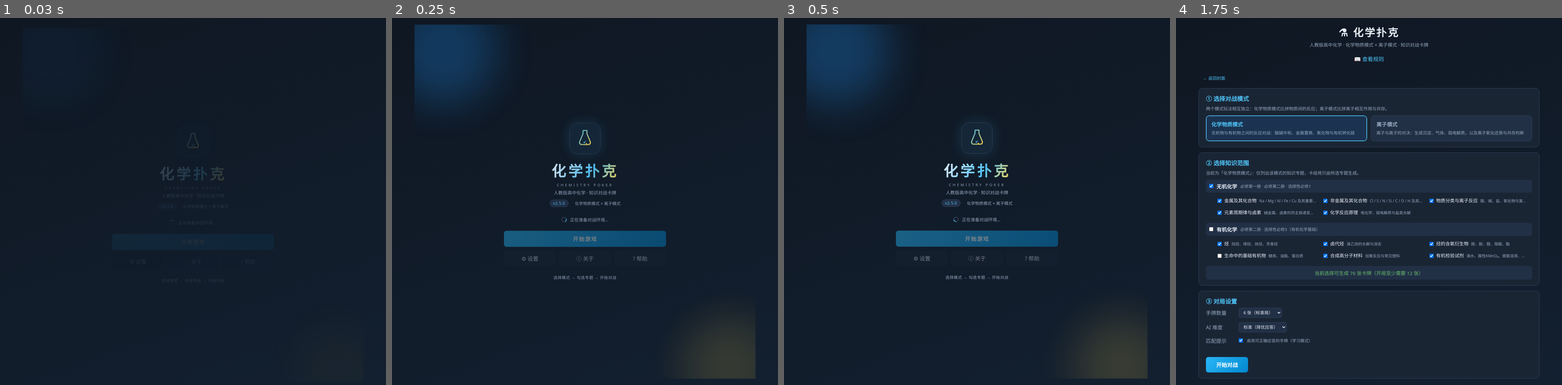
Above: before the commit, frames 1-4 (left to right).
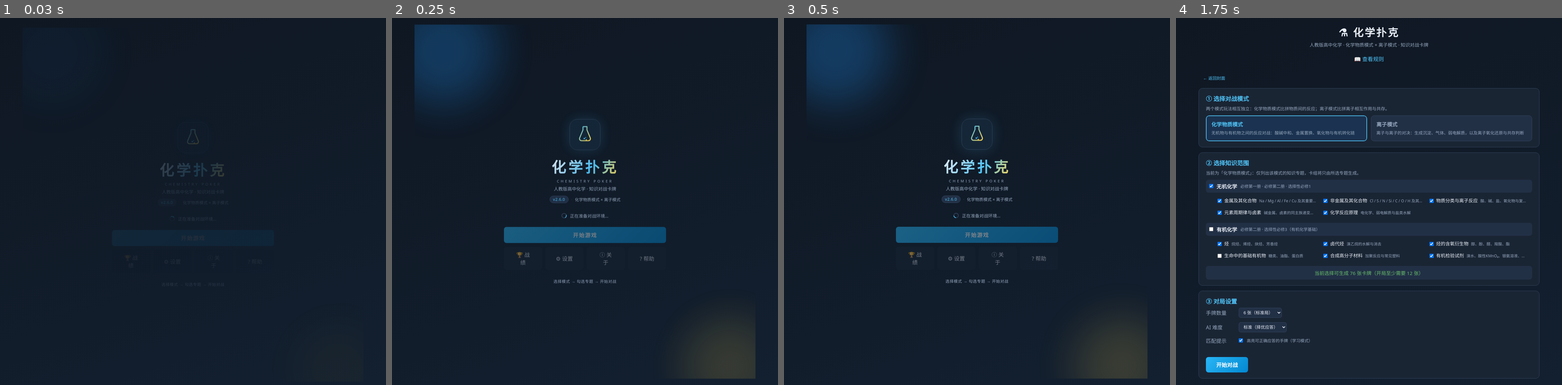
Above: after the commit, the same moments.

Repository: qetuo1384026/Chemistry-Poker
Game: browser game, page index.html
The game is run twice, just before and just after one commit, with the same random seed, the same clock (stepped at 60 frames per second) and the same inputs.
Inputs (mouse positions are in pixels of both pictures, inside the frame that each line leads up to):
- Up to frame 1 (0.03 s): no input
- Up to frame 2 (0.25 s): no input
- Up to frame 3 (0.5 s): no input
- Up to frame 4 (1.75 s): click "开始游戏" at 0.77 s; click (1218, 256) at 1.27 s

The runs differ from the first frame. In frame 1, 0.3% of the frame differs, in the area x 41-59%, y 30-57%; in frame 2, 2.4%, in the area x 29-71%, y 27-73%; in frame 3, 2.2%; in frame 4, nothing differs.

Commit message:
feat(history): persist full match records locally with filters; v2.6.0
- localStorage 历史模块：记录校验、损坏数据降级、200 条上限、增量追加与筛选统计
- 每局结束自动写入时间/结果/得分/模式/配置/回合/用时/专题/使用卡牌/组合技
- 封面新增战绩入口，战绩页支持结果/时间/模式筛选、统计、分页与清空
- 启动时自动读取历史；列表 20 条分页渲染并显示读取耗时
- 补充历史模块单元测试（5 项）；版本升 2.6.0

Diff:
--- a/css/style.css
+++ b/css/style.css
@@ -130,7 +130,7 @@
 /* 封面按钮 */
 .cover-actions { width: 100%; margin-top: 18px; display: flex; flex-direction: column; gap: 12px; }
 .cover-main-btn { width: 100%; min-height: 50px; font-size: 1.08rem; letter-spacing: .12em; }
-.cover-sub-actions { display: grid; grid-template-columns: repeat(3, 1fr); gap: 10px; }
+.cover-sub-actions { display: grid; grid-template-columns: repeat(4, 1fr); gap: 10px; }
 .cover-ghost-btn {
   min-height: 44px; padding: 10px 8px; font-family: inherit; font-size: .9rem;
   background: var(--panel); color: var(--text); border: 1px solid var(--border);
@@ -188,6 +188,66 @@
 body[data-motion="reduced"] .screen-enter,
 body[data-motion="reduced"] .screen-leave,
 body[data-motion="reduced"] .cover-logo { animation: none; }
+
+/* ---- 对局战绩页 ---- */
+.history-stats {
+  display: grid; grid-template-columns: repeat(auto-fit, minmax(104px, 1fr));
+  gap: 10px; margin: 14px 0 18px;
+}
+.history-stat {
+  display: flex; flex-direction: column; gap: 4px; text-align: center;
+  padding: 10px 12px; background: var(--panel-2);
+  border: 1px solid var(--border); border-radius: 10px;
+}
+.hs-value { color: var(--accent); font-size: 1.15rem; font-weight: bold; }
+.hs-value i { color: var(--muted); font-style: normal; font-size: .72rem; font-weight: normal; margin: 0 2px; }
+.hs-label { color: var(--muted); font-size: .72rem; letter-spacing: .06em; }
+.history-filters { display: flex; flex-wrap: wrap; align-items: flex-end; gap: 12px; }
+.history-filters label {
+  display: flex; flex-direction: column; gap: 4px;
+  color: var(--muted); font-size: .78rem;
+}
+.history-filters select {
+  background: var(--panel-2); color: var(--text);
+  border: 1px solid var(--border); border-radius: 6px; padding: 6px 10px;
+  font-family: inherit; font-size: .86rem;
+}
+.history-filters select:focus-visible { outline: 2px solid var(--accent); outline-offset: 1px; }
+.history-clear { margin-left: auto; }
+.history-meta { color: var(--muted); font-size: .76rem; margin: 12px 0; }
+.history-list { display: flex; flex-direction: column; gap: 10px; }
+.history-item {
+  padding: 12px 14px; background: var(--panel-2);
+  border: 1px solid var(--border); border-left: 3px solid var(--border);
+  border-radius: 10px;
+}
+.history-item[data-result="win"] { border-left-color: var(--ok); }
+.history-item[data-result="lose"] { border-left-color: var(--bad); }
+.history-item[data-result="draw"] { border-left-color: var(--accent-2); }
+.history-item-head { display: flex; align-items: center; gap: 8px; flex-wrap: wrap; margin-bottom: 6px; }
+.history-badge {
+  padding: 1px 8px; border-radius: 999px; font-size: .74rem;
+  border: 1px solid var(--border); color: var(--muted);
+}
+.history-badge.win { color: var(--ok); border-color: rgba(102,187,106,.5); background: rgba(102,187,106,.1); }
+.history-badge.lose { color: var(--bad); border-color: rgba(239,83,80,.5); background: rgba(239,83,80,.1); }
+.history-badge.draw { color: var(--accent-2); border-color: rgba(255,213,79,.5); background: rgba(255,213,79,.08); }
+.history-time { color: var(--muted); font-size: .78rem; }
+.history-mode { margin-left: auto; color: var(--accent); font-size: .76rem; }
+.history-score { font-size: 1rem; margin-bottom: 4px; }
+.history-score b { color: var(--accent-2); font-size: 1.08rem; }
+.history-sub, .history-tags { color: var(--muted); font-size: .78rem; line-height: 1.6; }
+.history-combo { color: var(--accent-2); }
+.history-empty {
+  padding: 28px 12px; text-align: center; color: var(--muted);
+  background: var(--panel-2); border: 1px dashed var(--border); border-radius: 10px;
+  font-size: .86rem;
+}
+.history-more { margin-top: 14px; width: 100%; }
+@media (max-width: 640px) {
+  .history-clear { margin-left: 0; width: 100%; }
+  .history-mode { margin-left: 0; }
+}
 .btn:disabled { opacity: .45; cursor: not-allowed; box-shadow: none; transform: none; }
 .btn:focus-visible, .btn-ghost:focus-visible, .modal-close:focus-visible, .cover-ghost-btn:focus-visible {
   outline: 2px solid var(--accent); outline-offset: 2px;
@@ -197,6 +257,7 @@
 @media (max-width: 640px) {
   .screen-cover { min-height: calc(100vh - 24px); }
   .cover-main { padding: 16px 4px; }
+  .cover-sub-actions { grid-template-columns: repeat(2, 1fr); }
 }
 @media (max-width: 420px) {
   .cover-sub-actions { grid-template-columns: 1fr; }
--- a/index.html
+++ b/index.html
@@ -33,7 +33,7 @@
         <p class="cover-subtitle">CHEMISTRY POKER</p>
         <p class="cover-desc">人教版高中化学 · 知识对战卡牌</p>
         <p class="cover-meta">
-          <span id="cover-version" class="version-badge">v2.5.0</span>
+          <span id="cover-version" class="version-badge">v2.6.0</span>
           <span class="cover-dot">·</span>
           <span>化学物质模式 × 离子模式</span>
         </p>
@@ -46,6 +46,7 @@
         <div class="cover-actions">
           <button id="btn-enter" class="btn btn-primary cover-main-btn" type="button" disabled>开始游戏</button>
           <div class="cover-sub-actions">
+            <button id="btn-cover-history" class="btn cover-ghost-btn" type="button" disabled>🏆 战绩</button>
             <button id="btn-cover-settings" class="btn cover-ghost-btn" type="button" disabled>⚙ 设置</button>
             <button id="btn-cover-about" class="btn cover-ghost-btn" type="button" disabled>ⓘ 关于</button>
             <button id="btn-cover-help" class="btn cover-ghost-btn" type="button" disabled>? 帮助</button>
@@ -183,6 +184,50 @@
       </div>
     </section>
 
+    <!-- 对局战绩界面 -->
+    <section id="screen-history" class="screen" hidden>
+      <div class="setup-bar">
+        <button id="btn-history-back" class="btn btn-ghost" type="button">← 返回封面</button>
+      </div>
+      <div class="panel history-panel">
+        <h2>对局战绩</h2>
+        <p class="hint">对局结束后会自动保存到本机，可在下方按结果、时间与模式检索。</p>
+
+        <div id="history-stats" class="history-stats"></div>
+
+        <div class="history-filters">
+          <label>结果
+            <select id="history-result">
+              <option value="all">全部</option>
+              <option value="win">胜</option>
+              <option value="lose">负</option>
+              <option value="draw">平</option>
+            </select>
+          </label>
+          <label>时间
+            <select id="history-range">
+              <option value="all">全部</option>
+              <option value="today">今天</option>
+              <option value="7d">近 7 天</option>
+              <option value="30d">近 30 天</option>
+            </select>
+          </label>
+          <label>模式
+            <select id="history-mode">
+              <option value="all">全部</option>
+              <option value="substance">化学物质模式</option>
+              <option value="ion">离子模式</option>
+            </select>
+          </label>
+          <button id="btn-history-clear" class="btn btn-ghost btn-sm history-clear" type="button">清空历史</button>
+        </div>
+
+        <div id="history-meta" class="history-meta"></div>
+        <div id="history-list" class="history-list"></div>
+        <button id="btn-history-more" class="btn btn-ghost history-more" type="button" hidden>加载更多</button>
+      </div>
+    </section>
+
     <!-- 对战界面 -->
     <section id="screen-board" class="screen" hidden>
       <div class="board-top">
@@ -321,7 +366,7 @@
           <h3>技术与版本</h3>
           <ul>
             <li>纯前端实现：原生 ES Module + 无构建工具，本地 Node 静态服务器即可运行。</li>
-            <li>当前版本：<span id="about-version" class="version-badge">v2.5.0</span>　协议：MIT</li>
+            <li>当前版本：<span id="about-version" class="version-badge">v2.6.0</span>　协议：MIT</li>
             <li>项目仓库：<a href="https://github.com/qetuo1384026/Chemistry-Poker" target="_blank" rel="noopener">github.com/qetuo1384026/Chemistry-Poker</a></li>
           </ul>
         </section>
--- /dev/null
+++ b/js/core/history.js
@@ -0,0 +1,154 @@
+// 本地对局历史：localStorage 持久化 + 数据规范化 + 增量追加 + 条件筛选
+export const HISTORY_KEY = 'chemistry-poker:history:v1';
+export const MAX_RECORDS = 200;
+
+const RESULTS = ['win', 'lose', 'draw'];
+const MODES = ['substance', 'ion'];
+
+function storage() {
+  try {
+    return typeof localStorage !== 'undefined' ? localStorage : null;
+  } catch {
+    return null;
+  }
+}
+
+function genId() {
+  try {
+    if (typeof crypto !== 'undefined' && crypto.randomUUID) return crypto.randomUUID();
+  } catch {
+    // 忽略：回退到时间戳 + 随机串
+  }
+  return `g-${Date.now()}-${Math.random().toString(36).slice(2, 8)}`;
+}
+
+function toInt(value, fallback = 0) {
+  const n = Number(value);
+  return Number.isFinite(n) ? Math.max(0, Math.round(n)) : fallback;
+}
+
+function toStringList(value, limit) {
+  if (!Array.isArray(value)) return [];
+  return value.filter(item => typeof item === 'string').slice(0, limit);
+}
+
+// 单条记录校验：结构损坏返回 null，可选字段缺失时补默认值
+export function normalizeRecord(raw) {
+  if (!raw || typeof raw !== 'object') return null;
+  const endedAt = typeof raw.endedAt === 'string' ? raw.endedAt : '';
+  if (!Number.isFinite(Date.parse(endedAt))) return null;
+  return {
+    id: typeof raw.id === 'string' && raw.id ? raw.id.slice(0, 40) : genId(),
+    endedAt,
+    mode: MODES.includes(raw.mode) ? raw.mode : 'substance',
+    result: RESULTS.includes(raw.result) ? raw.result : 'draw',
+    playerScore: toInt(raw.playerScore),
+    aiScore: toInt(raw.aiScore),
+    handSize: toInt(raw.handSize, 6),
+    difficulty: raw.difficulty === 'easy' ? 'easy' : 'normal',
+    rounds: toInt(raw.rounds),
+    durationMs: toInt(raw.durationMs),
+    topicIds: toStringList(raw.topicIds, 30),
+    playerCards: toStringList(raw.playerCards, 60),
+    combos: toStringList(raw.combos, 10)
+  };
+}
+
+let cache = null;
+
+function readStored() {
+  const store = storage();
+  if (!store) return [];
+  try {
+    const parsed = JSON.parse(store.getItem(HISTORY_KEY) || '[]');
+    return Array.isArray(parsed) ? parsed : [];
+  } catch {
+    // 数据损坏（非法 JSON / 非数组）→ 降级为空历史，应用继续可用
+    return [];
+  }
+}
+
+function normalizeList(list) {
+  return list
+    .map(normalizeRecord)
+    .filter(Boolean)
+    .sort((a, b) => Date.parse(b.endedAt) - Date.parse(a.endedAt));
+}
+
+function readAll() {
+  if (cache === null) cache = normalizeList(readStored());
+  return cache;
+}
+
+function writeAll(list) {
+  cache = list;
+  const store = storage();
+  if (!store) return;
+  try {
+    store.setItem(HISTORY_KEY, JSON.stringify(list));
+  } catch {
+    // 配额不足：保留最近 50 条再试一次，失败则仅保留内存数据
+    try {
+      store.setItem(HISTORY_KEY, JSON.stringify(list.slice(0, 50)));
+    } catch {
+      // 忽略写入失败
+    }
+  }
+}
+
+// 读取全部历史（按结束时间倒序），返回副本避免外部修改缓存
+export function loadHistory() {
+  return readAll().map(record => ({ ...record }));
+}
+
+// 增量追加：新记录置顶，超出上限时丢弃最旧记录
+export function addHistoryRecord(record) {
+  const normalized = normalizeRecord(record);
+  if (!normalized) return null;
+  const list = readAll().filter(item => item.id !== normalized.id);
+  list.unshift(normalized);
+  writeAll(normalizeList(list).slice(0, MAX_RECORDS));
+  return { ...normalized };
+}
+
+export function clearHistory() {
+  writeAll([]);
+}
+
+// 时间范围起点（本地时区）：今天 0 点 / 近 7 天 / 近 30 天
+export function rangeStart(range) {
+  const now = new Date();
+  if (range === 'today') {
+    return new Date(now.getFullYear(), now.getMonth(), now.getDate()).getTime();
+  }
+  if (range === '7d') return now.getTime() - 7 * 86400000;
+  if (range === '30d') return now.getTime() - 30 * 86400000;
+  return null;
+}
+
+export function queryHistory({ result = 'all', mode = 'all', range = 'all' } = {}, list = readAll()) {
+  const start = rangeStart(range);
+  return list.filter(record =>
+    (result === 'all' || record.result === result) &&
+    (mode === 'all' || record.mode === mode) &&
+    (start === null || Date.parse(record.endedAt) >= start)
+  );
+}
+
+export function historyStats(records) {
+  const total = records.length;
+  const wins = records.filter(r => r.result === 'win').length;
+  const losses = records.filter(r => r.result === 'lose').length;
+  const draws = records.filter(r => r.result === 'draw').length;
+  const best = total ? Math.max(...records.map(r => r.playerScore)) : 0;
+  const avgScore = total ? Math.round(records.reduce((sum, r) => sum + r.playerScore, 0) / total) : 0;
+  return {
+    total,
+    wins,
+    losses,
+    draws,
+    best,
+    avgScore,
+    winRate: total ? Math.round((wins / total) * 100) : 0
+  };
+}
--- a/js/main.js
+++ b/js/main.js
@@ -1,23 +1,27 @@
 // 入口：启动封面、界面切换与对局生命周期管理
 import { renderSetup } from './ui/setup.js';
 import { renderSettings } from './ui/settings.js';
+import { renderHistory } from './ui/history.js';
 import { startBoard } from './ui/board.js';
 import { getSettings, applyMotionPreference } from './core/settings.js';
+import { addHistoryRecord } from './core/history.js';
 import { playSfx } from './core/sfx.js';
 
 const $ = sel => document.querySelector(sel);
-const DEFAULT_VERSION = '2.5.0';
+const DEFAULT_VERSION = '2.6.0';
 const MIN_LOADING_MS = 600;
 
 const screens = {
   cover: $('#screen-cover'),
   setup: $('#screen-setup'),
   settings: $('#screen-settings'),
+  history: $('#screen-history'),
   board: $('#screen-board'),
   end: $('#screen-end')
 };
 
 let board = null; // 当前对局控制器（用于销毁旧局的 AI 定时器）
+let gameSession = null; // 当前对局的配置与开始时间（用于生成历史记录）
 let currentView = null;
 let coverReady = false;
 
@@ -105,7 +109,7 @@
 // ---- 启动封面：版本信息与加载状态 ----
 const coverLoading = $('#cover-loading');
 const coverLoadingText = $('#cover-loading-text');
-const coverButtons = ['#btn-enter', '#btn-cover-settings', '#btn-cover-about', '#btn-cover-help'].map($);
+const coverButtons = ['#btn-enter', '#btn-cover-history', '#btn-cover-settings', '#btn-cover-about', '#btn-cover-help'].map($);
 
 const wait = ms => new Promise(resolve => setTimeout(resolve, ms));
 
@@ -170,6 +174,13 @@
   goSettings();
 });
 
+$('#btn-cover-history').addEventListener('click', () => {
+  if (!coverReady) return;
+  historyApi.refresh();
+  playSfx('click');
+  switchView('history', { animate: true });
+});
+
 $('#btn-cover-about').addEventListener('click', (e) => openModal(aboutModal, e.currentTarget));
 
 $('#btn-cover-help').addEventListener('click', (e) => setRulesOpen(true, e.currentTarget));
@@ -182,6 +193,11 @@
   switchView('cover', { animate: true });
 });
 $('#btn-settings-enter').addEventListener('click', goSetup);
+
+$('#btn-history-back').addEventListener('click', () => {
+  playSfx('click');
+  switchView('cover', { animate: true });
+});
 
 // ---- 对局生命周期 ----
 // 清空上一局的结算与知识点回顾，避免新一局残留旧内容
@@ -202,13 +218,42 @@
   destroyBoard();
   resetEndScreen();
   playSfx('click');
+  gameSession = { config, startedAt: Date.now() };
   show('board');
   board = startBoard(screens.board, { ...config, playerName: getSettings().nickname }, { onEnd: showEnd });
+}
+
+// 把一局对局整理为完整的历史记录（时间 / 结果 / 得分 / 配置 / 使用的卡牌 / 组合技）
+function buildHistoryRecord(game) {
+  const config = (gameSession && gameSession.config) || {};
+  const result = game.result;
+  const cards = [];
+  const combos = [];
+  for (const entry of game.log) {
+    const card = entry.leader === 'player' ? entry.leadCard : entry.respCard;
+    if (card && card.name) cards.push(card.name);
+    if (entry.match && entry.match.combo && entry.match.combo.name) combos.push(entry.match.combo.name);
+  }
+  return {
+    endedAt: new Date().toISOString(),
+    mode: config.mode || 'substance',
+    result: result.winnerId === 'player' ? 'win' : result.winnerId === 'ai' ? 'lose' : 'draw',
+    playerScore: result.playerScore,
+    aiScore: result.aiScore,
+    handSize: config.handSize,
+    difficulty: config.difficulty,
+    rounds: game.log.length,
+    durationMs: gameSession ? Date.now() - gameSession.startedAt : 0,
+    topicIds: config.topicIds || [],
+    playerCards: cards,
+    combos: [...new Set(combos)]
+  };
 }
 
 function showEnd(game) {
   const result = game.result;
   playSfx(result.winnerId === 'player' ? 'win' : result.winnerId === 'ai' ? 'lose' : 'click');
+  addHistoryRecord(buildHistoryRecord(game)); // 结束后自动增量保存到本地
   $('#end-title').textContent =
     result.winnerId === 'player' ? '🎉 你赢了！' :
     result.winnerId === 'ai' ? '🤖 AI 获胜' : '🤝 平局';
@@ -252,6 +297,7 @@
     setupApi.applyDefaults();
   }
 });
+const historyApi = renderHistory(screens.history);
 applyMotionPreference();
 resetEndScreen();
 setCoverEnabled(false);
--- /dev/null
+++ b/js/ui/history.js
@@ -0,0 +1,128 @@
+// 对局战绩页：本地历史读取、统计、按结果/时间/模式筛选与分页渲染
+import { loadHistory, queryHistory, historyStats, clearHistory, MAX_RECORDS } from '../core/history.js';
+import { topicName } from '../data/index.js';
+import { playSfx } from '../core/sfx.js';
+
+const PAGE_SIZE = 20;
+const MODE_LABEL = { substance: '化学物质模式', ion: '离子模式' };
+const DIFF_LABEL = { easy: '简单 AI', normal: '标准 AI' };
+const RESULT_META = {
+  win: { text: '胜', cls: 'win' },
+  lose: { text: '负', cls: 'lose' },
+  draw: { text: '平', cls: 'draw' }
+};
+
+const pad = n => String(n).padStart(2, '0');
+
+function formatTime(iso) {
+  const d = new Date(iso);
+  return `${d.getFullYear()}-${pad(d.getMonth() + 1)}-${pad(d.getDate())} ${pad(d.getHours())}:${pad(d.getMinutes())}`;
+}
+
+function formatDuration(ms) {
+  if (!ms) return '—';
+  const total = Math.round(ms / 1000);
+  const minutes = Math.floor(total / 60);
+  const seconds = total % 60;
+  return `${minutes}:${pad(seconds)}`;
+}
+
+export function renderHistory(container) {
+  const resultSel = container.querySelector('#history-result');
+  const rangeSel = container.querySelector('#history-range');
+  const modeSel = container.querySelector('#history-mode');
+  const statsBox = container.querySelector('#history-stats');
+  const meta = container.querySelector('#history-meta');
+  const list = container.querySelector('#history-list');
+  const moreBtn = container.querySelector('#btn-history-more');
+  const clearBtn = container.querySelector('#btn-history-clear');
+
+  let shown = PAGE_SIZE;
+  let filtered = [];
+
+  function itemEl(record) {
+    const badge = RESULT_META[record.result] || RESULT_META.draw;
+    const topics = record.topicIds.slice(0, 3).map(topicName).join('、');
+    const cards = record.playerCards.slice(0, 4).join('、');
+    const cardMore = record.playerCards.length > 4 ? ` 等 ${record.playerCards.length} 张` : '';
+    const el = document.createElement('div');
+    el.className = 'history-item';
+    el.dataset.result = record.result;
+    el.innerHTML =
+      `<div class="history-item-head">` +
+        `<span class="history-badge ${badge.cls}">${badge.text}</span>` +
+        `<span class="history-time">${formatTime(record.endedAt)}</span>` +
+        `<span class="history-mode">${MODE_LABEL[record.mode] || ''}</span>` +
+      `</div>` +
+      `<div class="history-score">你 <b>${record.playerScore}</b> : <b>${record.aiScore}</b> AI</div>` +
+      `<div class="history-sub">手牌 ${record.handSize} · ${DIFF_LABEL[record.difficulty]} · ` +
+        `${record.rounds} 回合 · 用时 ${formatDuration(record.durationMs)}</div>` +
+      (topics ? `<div class="history-tags">专题：${topics}</div>` : '') +
+      (cards ? `<div class="history-tags">使用卡牌：${cards}${cardMore}</div>` : '') +
+      (record.combos.length ? `<div class="history-tags history-combo">⚡ 组合技：${record.combos.join('、')}</div>` : '');
+    return el;
+  }
+
+  function renderStats() {
+    const stats = historyStats(filtered);
+    statsBox.innerHTML =
+      `<div class="history-stat"><span class="hs-value">${stats.total}</span><span class="hs-label">筛选对局</span></div>` +
+      `<div class="history-stat"><span class="hs-value">${stats.wins}<i>胜</i> ${stats.losses}<i>负</i> ${stats.draws}<i>平</i></span><span class="hs-label">战绩</span></div>` +
+      `<div class="history-stat"><span class="hs-value">${stats.winRate}%</span><span class="hs-label">胜率</span></div>` +
+      `<div class="history-stat"><span class="hs-value">${stats.best}</span><span class="hs-label">最高分</span></div>` +
+      `<div class="history-stat"><span class="hs-value">${stats.avgScore}</span><span class="hs-label">平均分</span></div>`;
+  }
+
+  function renderList() {
+    list.innerHTML = '';
+    if (filtered.length === 0) {
+      list.innerHTML = '<div class="history-empty">暂无符合条件的对局记录，先去打一局吧。</div>';
+    } else {
+      for (const record of filtered.slice(0, shown)) list.appendChild(itemEl(record));
+    }
+    moreBtn.hidden = filtered.length <= shown;
+    moreBtn.textContent = `加载更多（还有 ${Math.max(0, filtered.length - shown)} 条）`;
+  }
+
+  function refresh() {
+    const started = performance.now();
+    const all = loadHistory();
+    filtered = queryHistory({
+      result: resultSel.value,
+      mode: modeSel.value,
+      range: rangeSel.value
+    }, all);
+    const queryMs = performance.now() - started;
+
+    renderStats();
+    renderList();
+    meta.textContent =
+      `本地共 ${all.length} 条记录（上限 ${MAX_RECORDS}）· 当前筛选 ${filtered.length} 条 · ` +
+      `读取与筛选耗时 ${queryMs.toFixed(1)} ms`;
+  }
+
+  resultSel.addEventListener('change', () => { shown = PAGE_SIZE; refresh(); });
+  rangeSel.addEventListener('change', () => { shown = PAGE_SIZE; refresh(); });
+  modeSel.addEventListener('change', () => { shown = PAGE_SIZE; refresh(); });
+
+  moreBtn.addEventListener('click', () => {
+    shown += PAGE_SIZE;
+    renderList();
+    playSfx('click');
+  });
+
+  clearBtn.addEventListener('click', () => {
+    if (loadHistory().length === 0) {
+      refresh();
+      return;
+    }
+    if (!window.confirm('确定清空全部本地对局记录？该操作不可撤销。')) return;
+    clearHistory();
+    shown = PAGE_SIZE;
+    refresh();
+    playSfx('click');
+  });
+
+  refresh();
+  return { refresh };
+}
--- a/tests/run-tests-v2.mjs
+++ b/tests/run-tests-v2.mjs
@@ -5,6 +5,7 @@
 import { ION_CARDS, ION_INTERACTIONS, ION_COMBOS } from '../js/data/ions.js';
 import { Game, PHASE } from '../js/core/game.js';
 import { DEFAULT_SETTINGS, normalizeSettings, getSettings, saveSettings, resetSettings } from '../js/core/settings.js';
+import { MAX_RECORDS, normalizeRecord, addHistoryRecord, loadHistory, clearHistory, queryHistory, historyStats } from '../js/core/history.js';
 
 let passed = 0, failed = 0;
 const byId = id => ALL_CARDS.find(c => c.id === id);
@@ -472,5 +473,67 @@
   }
 });
 
+console.log('\n— 历史记录模块（v2.6）—');
+t('记录校验：非法时间丢弃，缺失字段补默认并收敛数值', () => {
+  eq(normalizeRecord(null), null, '空记录');
+  eq(normalizeRecord({ endedAt: 'not-a-date' }), null, '非法时间');
+  const rec = normalizeRecord({ endedAt: new Date().toISOString(), playerScore: '42', aiScore: -3 });
+  eq(rec.playerScore, 42, '字符串分数转数字');
+  eq(rec.aiScore, 0, '负分归零');
+  eq(rec.mode, 'substance', '默认模式');
+  eq(rec.result, 'draw', '默认结果');
+  eq(rec.handSize, 6, '默认手牌数');
+  eq(rec.difficulty, 'normal', '默认难度');
+});
+t('增量追加：最新置顶、倒序排列、上限截断', () => {
+  clearHistory();
+  const base = Date.now();
+  for (let i = 0; i < MAX_RECORDS + 10; i++) {
+    addHistoryRecord({
+      endedAt: new Date(base - i * 60000).toISOString(),
+      result: i % 2 ? 'win' : 'lose',
+      playerScore: i
+    });
+  }
+  const rows = loadHistory();
+  eq(rows.length, MAX_RECORDS, '超出上限应截断');
+  eq(rows[0].playerScore, 0, '最新记录置顶');
+  assert(Date.parse(rows[0].endedAt) >= Date.parse(rows[1].endedAt), '记录应按时间倒序');
+});
+t('按结果 / 模式 / 时间筛选与统计', () => {
+  clearHistory();
+  const now = Date.now();
+  addHistoryRecord({ endedAt: new Date(now - 2 * 3600000).toISOString(), result: 'win', mode: 'ion', playerScore: 30, aiScore: 10 });
+  addHistoryRecord({ endedAt: new Date(now - 10 * 86400000).toISOString(), result: 'lose', mode: 'substance', playerScore: 10, aiScore: 40 });
+  addHistoryRecord({ endedAt: new Date(now - 40 * 86400000).toISOString(), result: 'win', mode: 'substance', playerScore: 20, aiScore: 15 });
+
+  eq(queryHistory({ result: 'win' }).length, 2, '按结果筛选');
+  eq(queryHistory({ result: 'lose' }).length, 1, '按结果筛选（负）');
+  eq(queryHistory({ mode: 'ion' }).length, 1, '按模式筛选');
+  eq(queryHistory({ range: '7d' }).length, 1, '近 7 天');
+  eq(queryHistory({ range: '30d' }).length, 2, '近 30 天');
+  eq(queryHistory({ range: 'all' }).length, 3, '全部时间');
+
+  const stats = historyStats(queryHistory({ result: 'win' }));
+  eq(stats.wins, 2, '胜场数');
+  eq(stats.total, 2, '筛选总数');
+  eq(stats.winRate, 100, '胜率');
+  eq(stats.best, 30, '最高分');
+});
+t('大量记录筛选耗时在合理范围', () => {
+  const started = performance.now();
+  const rows = queryHistory({ result: 'all', mode: 'all', range: '30d' });
+  const elapsed = performance.now() - started;
+  assert(elapsed < 50, `筛选 ${rows.length} 条耗时 ${elapsed.toFixed(1)}ms，应小于 50ms`);
+});
+t('清空历史与空数据统计', () => {
+  clearHistory();
+  eq(loadHistory().length, 0, '清空后应为空');
+  const stats = historyStats(loadHistory());
+  eq(stats.total, 0, '空历史总数');
+  eq(stats.winRate, 0, '空历史胜率');
+  eq(stats.best, 0, '空历史最高分');
+});
+
 console.log(`\n结果：${passed} 通过，${failed} 失败`);
 process.exit(failed ? 1 : 0);
Not shown, changed: package.json
